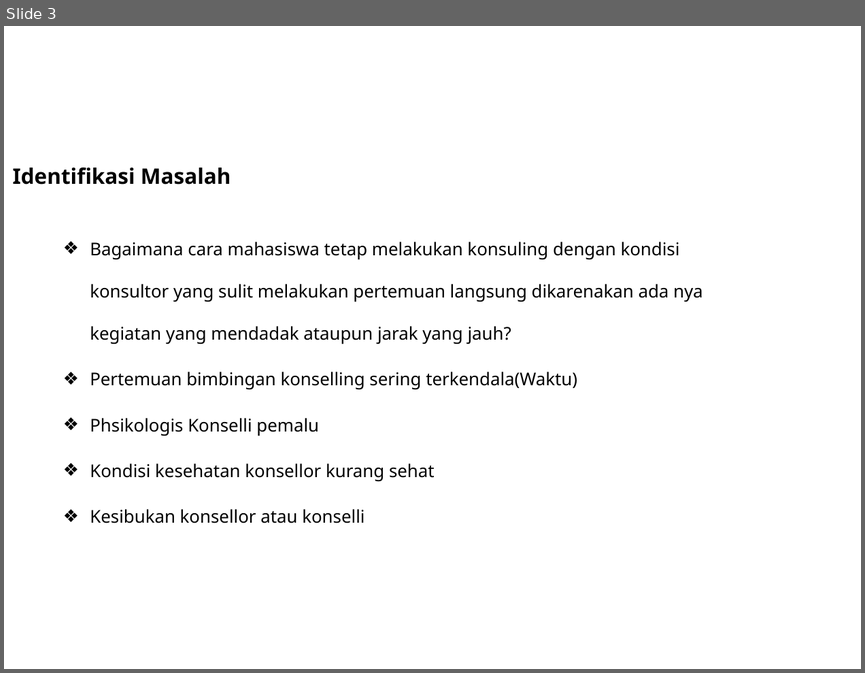
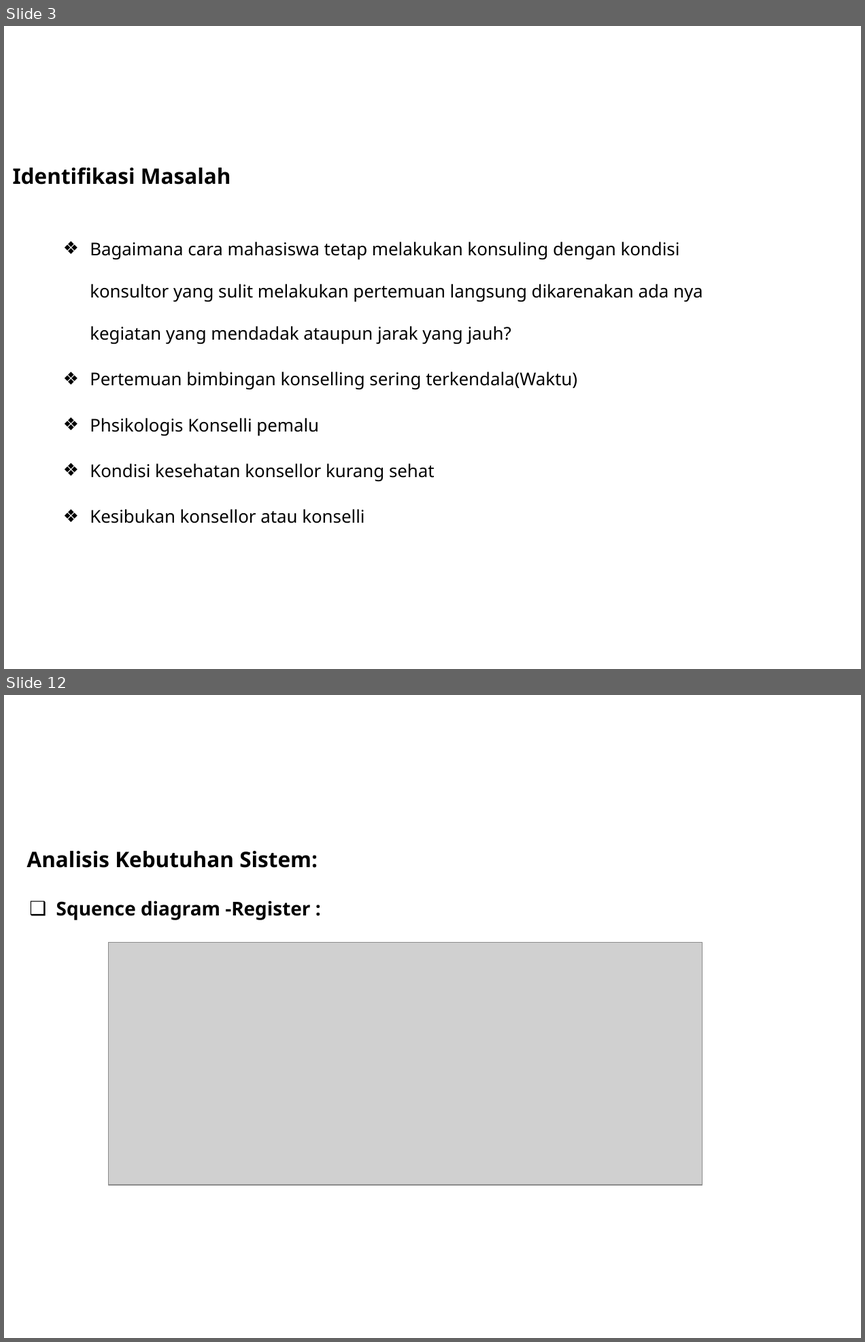
Before and after one commit to DoengJoeng/Skripsi, a slide deck: File Jurnal & point revisi/Persentasi Sistem Pakar.pptx. Shown one above the other, each under a label of ours: slide 3 before the commit, slides 3 and 12 after it; the slides between them are not shown. The pictures are 865x673 and 865x1342 pixels, drawn with LibreOffice and Linux fonts; fonts in the diff are those of the drawing; grey boxes stand for pictures; background and template pictures are left out. Boxes give left, top, right and bottom in pixels: in the first picture for what was removed or moved away, otherwise in the second. Text is boxed around its words. In the diff, an @@ line names an element or a change of style, - is before the commit and + after.

Commit message:
pembuatan persentasi Aplikasi sistem pakar

```diff
--- a/File Jurnal & point revisi/Persentasi Sistem Pakar.pptx
+++ b/File Jurnal & point revisi/Persentasi Sistem Pakar.pptx
@@ slide 12 added at (x1=4, y1=695, x2=861, y2=1338), background picture (left out) @@
@@ text added at (x1=27, y1=851, x2=317, y2=868), 18 pt, text #000000, bold @@
+Analisis Kebutuhan Sistem:
@@ title added at (x1=56, y1=900, x2=310, y2=920), 16 pt, text #000000, bold @@
+❑ Squence diagram -Register :
@@ picture added at (x1=109, y1=942, x2=702, y2=1184) @@
```
Also in this commit, not shown: 10 other slides added, 1 slide removed, 4 other files.
